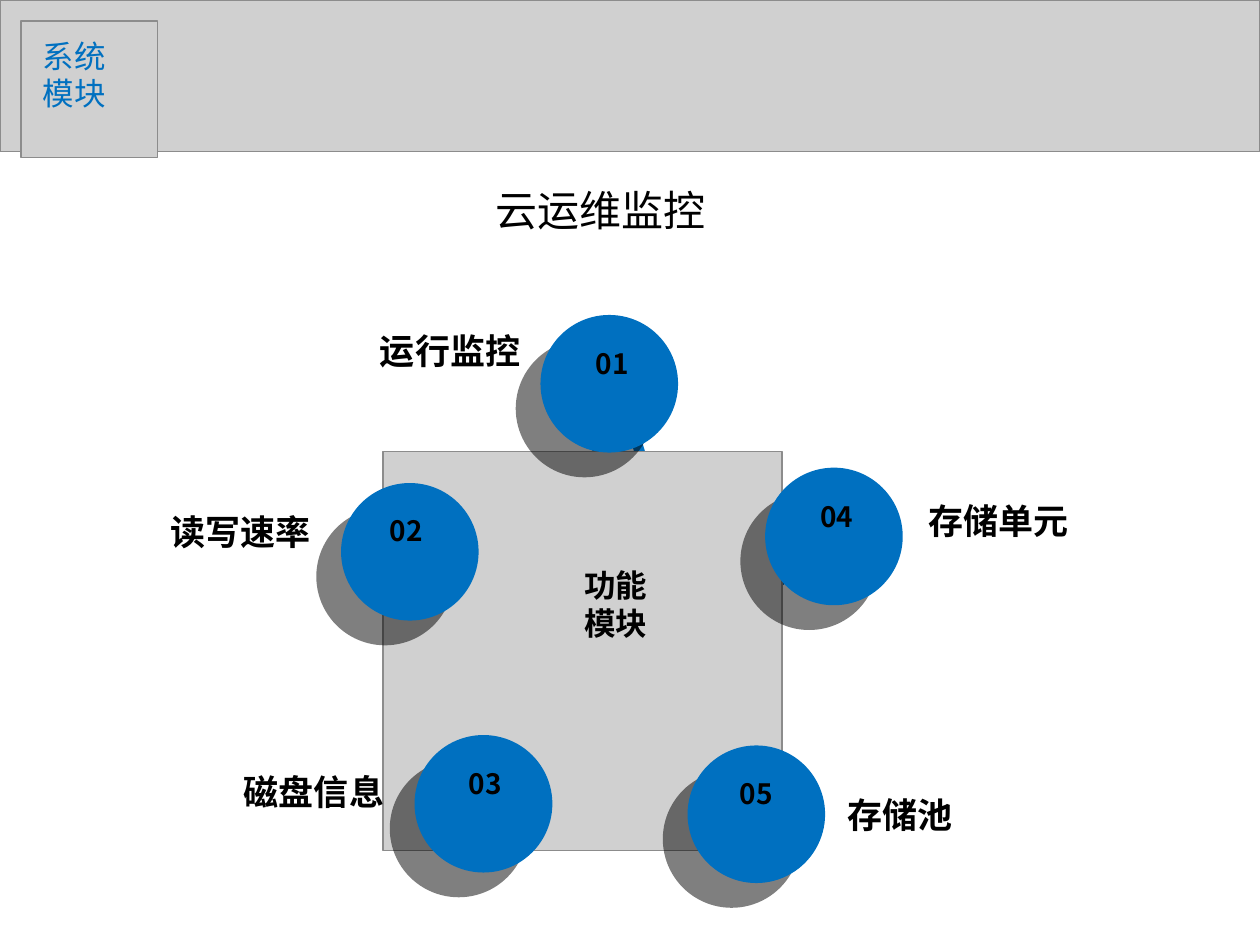
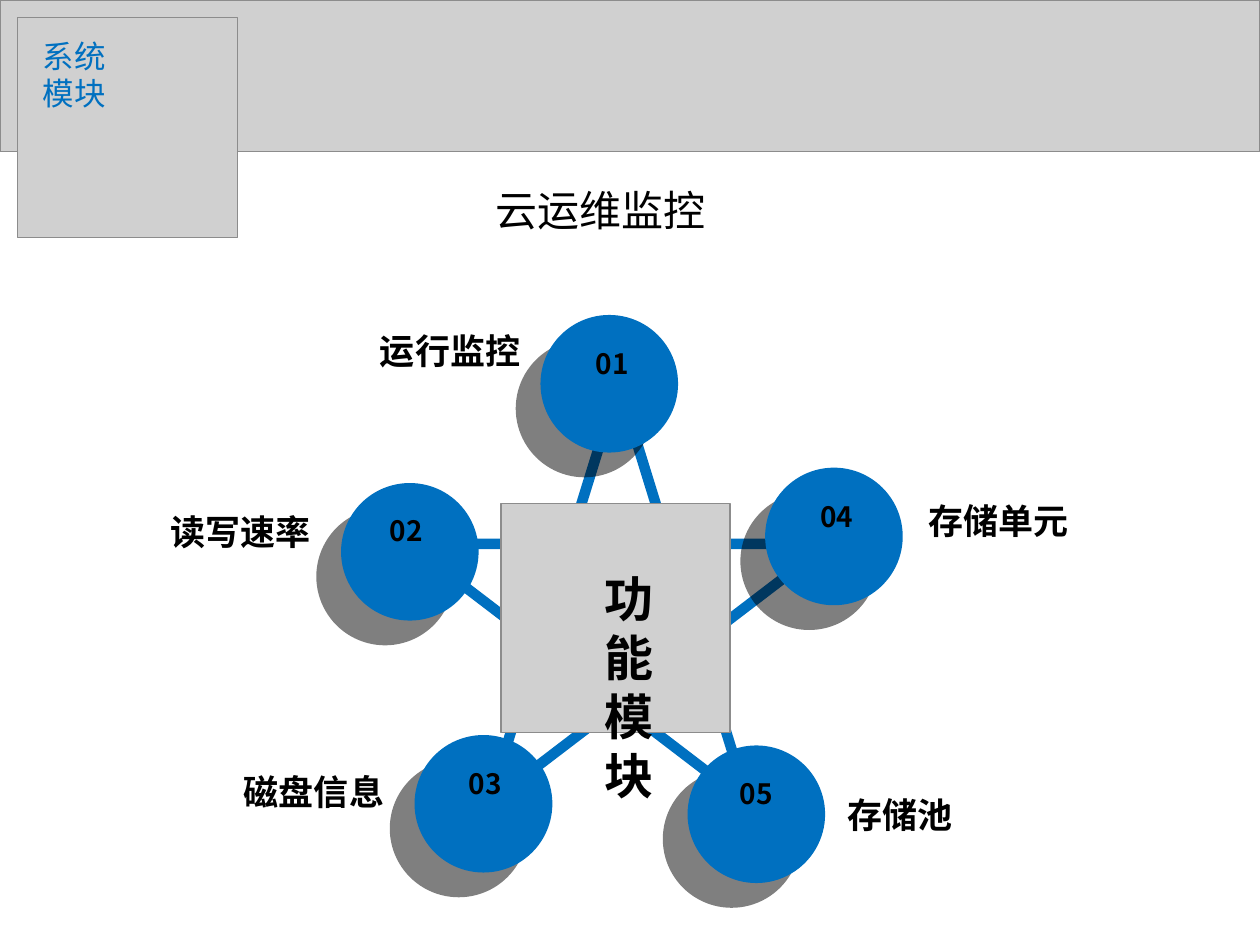
Before and after one commit to liaoliaoanxiao/mediumRepy, a slide deck: slide 8 of 论文/SA14226355孙君伟答辩.ppt (slide 7 before the commit). Drawn at 1260x945 pixels with LibreOffice and Linux fonts; fonts in the diff are those of the drawing; grey boxes stand for pictures. Boxes give left, top, right and bottom in pixels: in the first picture for what was removed or moved away, otherwise in the second. Text is boxed around its words. In the diff, an @@ line names an element or a change of style, - is before the commit and + after.

```diff
--- a/论文/SA14226355孙君伟答辩.ppt
+++ b/论文/SA14226355孙君伟答辩.ppt
@@ picture resized from (x1=21, y1=21, x2=158, y2=158) to (x1=18, y1=18, x2=238, y2=238) @@
@@ picture resized from (x1=383, y1=451, x2=782, y2=850) to (x1=501, y1=503, x2=731, y2=732) @@
@@ text "功能" moved from (x1=584, y1=570, x2=647, y2=638) to (x1=605, y1=576, x2=654, y2=799) @@
@@ text "功能" at (x1=605, y1=576, x2=654, y2=799): size 18 to 28 pt @@
```
Also in this commit, not shown: 16 other slides changed, 2 slides added, 4 slides removed, 1 other file.
